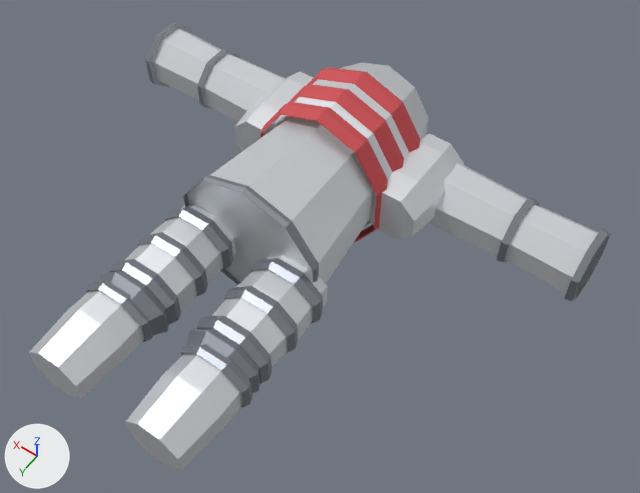
Before and after pictures for a commit that changed the glTF model client/public/models/armour/armor_chain.glb.
The view is the same before and after, from a 50 mm lens placed at (-1.47, 0.49, 2.8), pointed at (-0.2, -1.29, 0.0). Arrows for +X, +Y and +Z are at lower left; the lights stay in place. The first picture is the older version. Vertices at exactly the same position are counted once.

Names of what the first picture shows: 'Abdomen', 'LowerArmL', 'LowerArmR', 'LowerLegL', 'LowerLegR', 'Torso', 'UpperArmL', 'UpperArmR', 'UpperLegL', 'UpperLegR'.
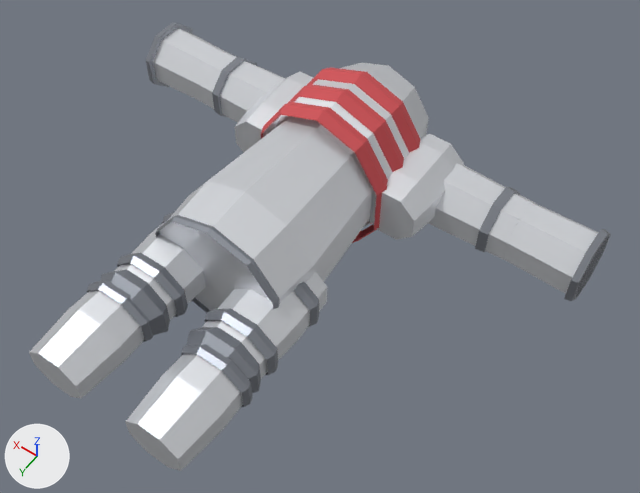
Pixel boxes [x1, y1, x2, y2] of what changed, in the pictures (640 x 493 px; the box of a moved part takes in the faces that stretch with it):
'Abdomen', reshaped (15% wider, 17% taller): before [183, 121, 372, 285]; after [155, 121, 372, 313]
'UpperLegR', reshaped: before [187, 255, 327, 393]; after [187, 273, 327, 393]
'UpperLegL', reshaped: before [100, 204, 236, 335]; after [100, 213, 206, 335]
'LowerArmR', reshaped (19% wider, 10% taller): before [497, 197, 611, 301]; after [475, 187, 611, 301]
'LowerArmL', reshaped (18% wider, 9% taller): before [146, 22, 240, 109]; after [146, 22, 257, 117]
part 1 of me_abdomen, moved or reshaped: before [183, 175, 319, 285]; after [155, 215, 280, 313]
part 2 of me_abdomen, reshaped: before [187, 125, 362, 284]; after [159, 126, 362, 310]
part 3 of me_lowerarml, moved or reshaped: before [197, 49, 240, 109]; after [212, 57, 257, 117]
part 4 of me_lowerarml, moved or reshaped: before [195, 48, 221, 100]; after [195, 48, 230, 102]
part 5 of me_lowerarmr, moved or reshaped: before [497, 197, 540, 262]; after [475, 187, 520, 252]
part 6 of me_lowerarmr, moved or reshaped: before [505, 205, 562, 263]; after [503, 203, 562, 263]
part 7 of me_upperlegl, moved or reshaped (mostly hidden afterwards): before [165, 206, 234, 270]; after [162, 213, 173, 223]
part 8 of me_upperlegl, moved or reshaped: before [109, 259, 181, 324]; after [117, 252, 188, 317]
part 9 of me_upperlegl, deleted: before [138, 232, 208, 296]
part 10 of me_upperlegr, moved or reshaped: before [251, 258, 323, 323]; after [294, 282, 319, 326]
part 11 of me_upperlegr, moved or reshaped: before [197, 316, 272, 383]; after [204, 308, 278, 375]
part 12 of me_upperlegr, deleted: before [225, 286, 298, 353]

Diff of the bpy script that builds the scene:
```diff
--- a/client/public/models/armour/armor_chain.glb.py
+++ b/client/public/models/armour/armor_chain.glb.py
@@ me_abdomen @@
-me_abdomen.from_pydata(...)  # 50 vertices, 76 faces; spans x -0.322..0.322, y -1.55..-1.08, z -0.278..0.398
+me_abdomen.from_pydata(...)  # 60 vertices, 96 faces; spans x -0.302..0.302, y -1.55..-0.88, z -0.257..0.377
+# me_abdomen part 1: the loose piece of 30 vertices spanning x -0.322..0.322, y -1.12..-1.08, z -0.278..0.398 is scaled about its middle by (0.905, 1, 0.905), then moved by (0.0, 0.2, 0.0)
+# me_abdomen part 2
+# 10 vertices are removed from x -0.314..0.314, y -1.1, z -0.27..0.39
+# 28 faces are deleted
+# 20 vertices are added at x -0.302..0.302, y -1.1..-0.9, z -0.257..0.377
+# 48 new faces join them, mat_lightsteel
 me_abdomen.materials.append(mat_lightsteel)
@@ me_lowerarml @@
-me_lowerarml.from_pydata(...)  # 48 vertices, 84 faces; spans x 0.78..1.12, y -2.015..-1.705, z -0.195..0.115
+me_lowerarml.from_pydata(...)  # 48 vertices, 84 faces; spans x 0.68..1.12, y -2.015..-1.705, z -0.195..0.115
+# me_lowerarml part 3: the loose piece of 16 vertices spanning x 0.78..0.81, y -2.003..-1.717, z -0.183..0.103 is scaled about its middle by (1.33, 1, 1), then moved by (-0.095, 0.0, 0.0)
+# me_lowerarml part 4
+for i in [*range(0, 8)]: me_lowerarml.vertices[i].co += Vector((-0.1, 0.0, 0.0))
 me_lowerarml.materials.append(mat_lightsteel)
@@ me_lowerarmr @@
-me_lowerarmr.from_pydata(...)  # 48 vertices, 84 faces; spans x -1.12..-0.78, y -2.015..-1.705, z -0.195..0.115
+me_lowerarmr.from_pydata(...)  # 48 vertices, 84 faces; spans x -1.12..-0.68, y -2.015..-1.705, z -0.195..0.115
+# me_lowerarmr part 5: the loose piece of 16 vertices spanning x -0.81..-0.78, y -2.003..-1.717, z -0.183..0.103 is scaled about its middle by (1.33, 1, 1), then moved by (0.095, 0.0, 0.0)
+# me_lowerarmr part 6
+for i in [*range(0, 8)]: me_lowerarmr.vertices[i].co += Vector((0.1, 0.0, 0.0))
 me_lowerarmr.materials.append(mat_lightsteel)
@@ me_upperlegl @@
-me_upperlegl.from_pydata(...)  # 120 vertices, 184 faces; spans x 0.062..0.378, y -1.12..-0.6, z -0.144..0.144
+me_upperlegl.from_pydata(...)  # 96 vertices, 152 faces; spans x 0.063..0.377, y -1.12..-0.6, z -0.144..0.144
+# me_upperlegl part 7: the loose piece of 24 vertices spanning x 0.062..0.378, y -1.072..-1.008, z -0.142..0.142 is scaled about its middle by (0.998, 0.937, 0.998), then moved by (0.0, 0.02, 0.0)
+# me_upperlegl part 8: the loose piece of 24 vertices spanning x 0.062..0.378, y -0.752..-0.688, z -0.142..0.142 is scaled about its middle by (0.998, 0.938, 0.998), then moved by (0.0, -0.04, 0.0)
+# me_upperlegl part 9: the loose piece of 24 vertices spanning x 0.062..0.378, y -0.912..-0.848, z -0.142..0.142 is deleted
 me_upperlegl.materials.append(mat_lightsteel)
@@ me_upperlegr @@
-me_upperlegr.from_pydata(...)  # 120 vertices, 184 faces; spans x -0.378..-0.062, y -1.12..-0.6, z -0.144..0.144
+me_upperlegr.from_pydata(...)  # 96 vertices, 152 faces; spans x -0.377..-0.063, y -1.12..-0.6, z -0.144..0.144
+# me_upperlegr part 10: the loose piece of 24 vertices spanning x -0.378..-0.062, y -1.072..-1.008, z -0.142..0.142 is scaled about its middle by (0.998, 0.937, 0.998), then moved by (0.0, 0.02, 0.0)
+# me_upperlegr part 11: the loose piece of 24 vertices spanning x -0.378..-0.062, y -0.752..-0.688, z -0.142..0.142 is scaled about its middle by (0.998, 0.938, 0.998), then moved by (0.0, -0.04, 0.0)
+# me_upperlegr part 12: the loose piece of 24 vertices spanning x -0.378..-0.062, y -0.912..-0.848, z -0.142..0.142 is deleted
 me_upperlegr.materials.append(mat_lightsteel)
```
